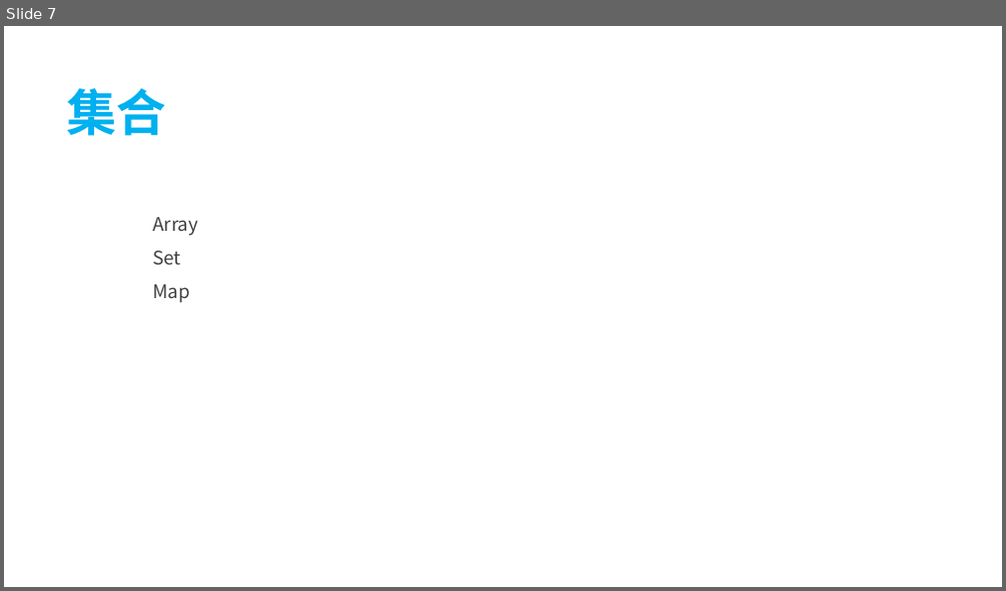
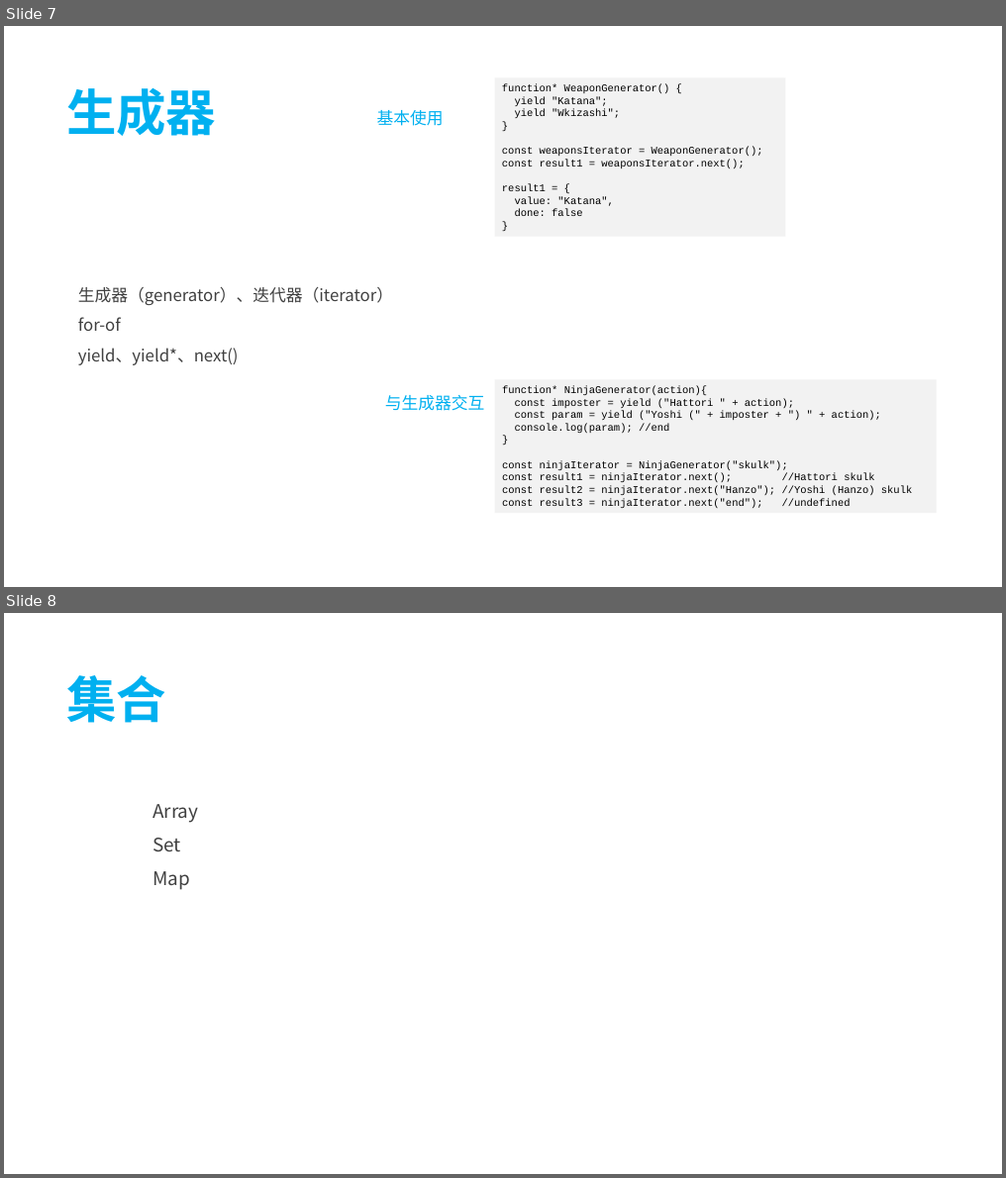
Before and after one commit to tecshuttle/interview, a slide deck: 2 前端/《JavaScript忍者秘籍（第2版）》.pptx. Shown one above the other, each under a label of ours: slide 7 before the commit, slides 7 and 8 after it. The pictures are 1006x591 and 1006x1178 pixels, drawn with LibreOffice and Linux fonts; fonts in the diff are those of the drawing. Boxes give left, top, right and bottom in pixels: in the first picture for what was removed or moved away, otherwise in the second. Text is boxed around its words. In the diff, an @@ line names an element or a change of style, - is before the commit and + after.

Commit message:
学习《JavaScript忍者秘籍（第2版）》：生成器。

```diff
--- a/2 前端/《JavaScript忍者秘籍（第2版）》.pptx
+++ b/2 前端/《JavaScript忍者秘籍（第2版）》.pptx
@@ slide 7 added at (x1=4, y1=26, x2=1002, y2=587), background #FFFFFF @@
@@ rectangle added at (x1=495, y1=77, x2=786, y2=236), fill #F2F2F2, 10 pt, text #000000 @@
+function* WeaponGenerator() {
+yield "Katana";
+yield "Wkizashi";
+}
+const weaponsIterator = WeaponGenerator();
+const result1 = weaponsIterator.next();
+result1 = {
+value: "Katana",
+done: false
+}
@@ text added at (x1=66, y1=88, x2=216, y2=136), 48 pt, text #00B0F0, bold @@
+生成器
@@ text added at (x1=377, y1=110, x2=444, y2=126), 16 pt, text #00B0F0 @@
+基本使用
@@ text added at (x1=78, y1=287, x2=393, y2=366), 16 pt, text #404040 @@
+生成器（generator）、迭代器（iterator）
+for-of
+yield、yield*、next()
@@ rectangle added at (x1=495, y1=380, x2=937, y2=513), fill #F2F2F2, 10 pt, text #000000 @@
+function* NinjaGenerator(action){
+const imposter = yield ("Hattori " + action);
+const param = yield ("Yoshi (" + imposter + ") " + action);
+console.log(param); //end
+}
+const ninjaIterator = NinjaGenerator("skulk");
+const result1 = ninjaIterator.next(); //Hattori skulk
+const result2 = ninjaIterator.next("Hanzo"); //Yoshi (Hanzo) skulk
+const result3 = ninjaIterator.next("end"); //undefined
@@ text added at (x1=385, y1=395, x2=484, y2=411), 16 pt, text #00B0F0 @@
+与生成器交互
@@ what was slide 7 is now slide 8 @@
```
Also in this commit, not shown: 1 slide changed, 1 other file.
